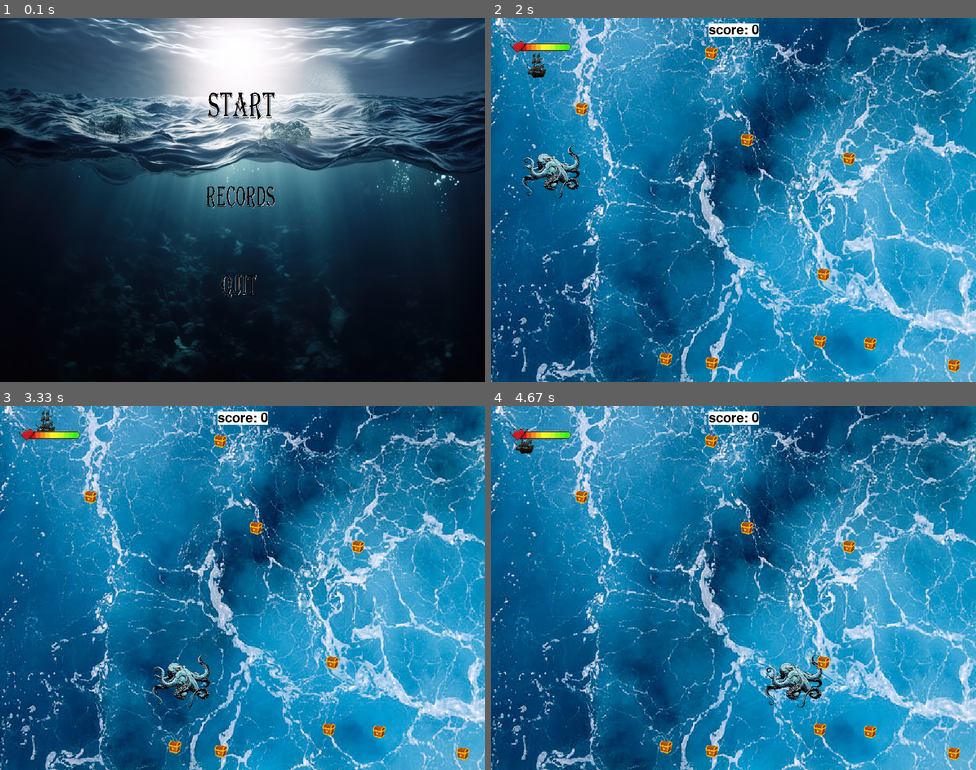
Above: before the commit, frames 1-4 (two rows, left to right).
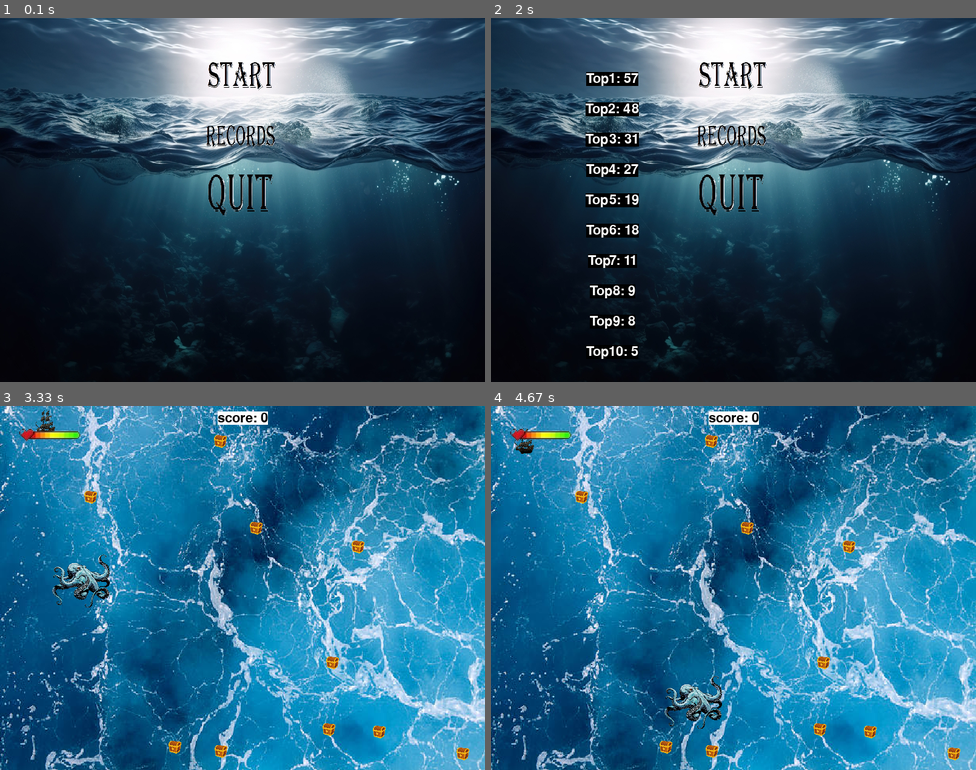
Above: after the commit, the same moments.

Repository: Lucas-Allende/juego_pygame
Game: pygame game, started from entorno_parcial/src/main.py
Same seed, same stepped clock (60 frames per second), same inputs: the game is played once before the commit and once after it.
Inputs (mouse positions are in pixels of both pictures, inside the frame that each line leads up to):
- Up to frame 1 (0.1 s): no input
- Up to frame 2 (2 s): click (733, 79) at 0.38 s; hold Right 0.83-1.3 s; tap Space at 1.33 s; click (733, 138) at 1.77 s
- Up to frame 3 (3.33 s): click (252, 464) at 2.87 s; hold Up from 3.17 s (still down)
- Up to frame 4 (4.67 s): release Up at 3.47 s; hold Right 3.5-3.97 s; hold Left 4-4.53 s; hold Down from 4.57 s (still down)

The runs differ from the first frame. In frame 1, 2.1% of the frame differs, in the area x 42-57%, y 12-77%; in frame 2, 99%, in the area x 0-100%, y 0-100%; in frame 3, 1.6%; in frame 4, 1.6%.

Commit message:
se agrega uso de csv y manejo de excepciones

Diff:
--- /dev/null
+++ b/entorno_parcial/src/best_scores.csv
@@ -0,0 +1,11 @@
+posicion,puntaje
+Top1,57
+Top2,48
+Top3,31
+Top4,27
+Top5,19
+Top6,18
+Top7,11
+Top8,9
+Top9,8
+Top10,5
--- a/entorno_parcial/src/funciones.py
+++ b/entorno_parcial/src/funciones.py
@@ -67,7 +67,7 @@
                 if event.key == tecla:
                     continuar = False
 
-def wait_user_click(button_rect1: pygame.Rect, button_rect2: pygame.Rect):
+def wait_user_click(button_rect1: pygame.Rect, button_rect2: pygame.Rect, button_rect3: pygame.Rect, best_scores, pantalla, fuente, sonido_tesoro: pygame.mixer_music, sonido_disparo: pygame.mixer_music):
     """
     Espera hasta que el usuario haga clic en uno de los rectángulos especificados.
 
@@ -85,7 +85,10 @@
                     if punto_en_rectangulo(event.pos, button_rect1):
                         continuar = False
                     if punto_en_rectangulo(event.pos, button_rect2):
+                      mostrar_best_scores(best_scores, pantalla, fuente, WHITE, BLACK)
+                    if punto_en_rectangulo(event.pos, button_rect3):
                         salir_juego()
+
 
 def crear_treasure(imagen=None):
     """
@@ -182,3 +185,63 @@
     r2 = rect_2.width // 2
     distancia = distancia_entre_puntos(rect_1.center, rect_2.center)
     return distancia <= r1 + r2
+
+def reiniciar_speed(velocidad: int):
+    """si la velocidad del player es mayor a 10 esta funcion la reiniciara
+
+    Args:
+        velocidad (int): velocidad de movimiento del jugador
+
+    Returns:
+        _type_: retorna la velocidad reiniciada
+    """
+    if velocidad > 10:
+        velocidad = 10
+
+    return velocidad
+
+
+def actualizar_top_scores(new_score, lista):
+
+    lista_aux = lista[:]
+    lista_aux.append({'posicion': 'nuevo', 'puntaje': new_score})
+
+    lista_aux.sort(key=lambda x: x['puntaje'], reverse=True)
+
+    top_10 = lista_aux[:10]
+
+    for i, item in enumerate(top_10):
+        item['posicion'] = f'Top{i + 1}'
+
+    lista[:] = top_10
+
+def mostrar_best_scores(best_scores, screen, fuente, color_texto, color_fondo):
+    mover_y = 0
+    for score in best_scores:
+        texto = f"{score['posicion']}: {score['puntaje']}"
+        mostrar_texto(screen, texto, fuente, (200, 100 + mover_y), color_texto, color_fondo)
+        mover_y += 50
+
+def cargar_imagen(ruta, escala=None):
+    try:
+        imagen = pygame.image.load(ruta)
+        if escala:
+            imagen = pygame.transform.scale(imagen, escala)
+        print(f"Imagen cargada correctamente: {ruta}")
+        return imagen
+    except FileNotFoundError as e:
+        print(f"Archivo no encontrado: {ruta}. Error: {e}")
+    except pygame.error as e:
+        print(f"Ocurrió un error al cargar la imagen {ruta}: {e}")
+    except Exception as e:
+        print(f"Ocurrió un error inesperado al cargar la imagen {ruta}: {e}")
+
+
+def guardar_best_scores(best_scores):
+    with open(get_path_actual("best_scores.csv"), "w", encoding="utf-8") as archivo:
+        encabezado = ",".join(list(best_scores[0].keys())) + "\n"
+        archivo.write(encabezado)
+        for score in best_scores:
+            values = list(score.values())
+            linea = ",".join(str(value) for value in values) + "\n"
+            archivo.write(linea)
--- a/entorno_parcial/src/main.py
+++ b/entorno_parcial/src/main.py
@@ -5,27 +5,32 @@
 from random import randint
 from kraken import *
 
+
 # Inicializa los módulos
 pygame.init()
 clock = pygame.time.Clock()
 
 # Configuración
+pygame.display.set_caption("Piratas")
 SCREEN = pygame.display.set_mode(SCREEN_SIZE)
-pygame.display.set_caption("Piratas")
 
 # Cargo imágenes
-background = pygame.transform.scale(pygame.image.load("./entorno_parcial/src/assets/mar.jpg"), SCREEN_SIZE)
-background_inicio = pygame.transform.scale(pygame.image.load("./entorno_parcial/src/assets/fondo_inicio.png"), SCREEN_SIZE)
-imagen_barco = pygame.image.load("./entorno_parcial/src/assets/barco.png")
-imagen_kraken = pygame.image.load("./entorno_parcial/src/assets/kraken.png")
-imagen_tesoro = pygame.image.load("./entorno_parcial/src/assets/tesoro.png")
-imagen_disparo = pygame.image.load("./entorno_parcial/src/assets/disparo.png")
-imagen_vidas3 = pygame.image.load("./entorno_parcial/src/assets/vidas3.png")
-imagen_vidas2 = pygame.image.load("./entorno_parcial/src/assets/vidas2.png")
-imagen_vidas1 = pygame.image.load("./entorno_parcial/src/assets/vidas1.png")
-start_button = pygame.transform.scale(pygame.image.load("./entorno_parcial/src/assets/start.png"), INITIALS_BUTTONS_SIZE)
-records_button = pygame.transform.scale(pygame.image.load("./entorno_parcial/src/assets/records.png"), INITIALS_BUTTONS_SIZE)
-quit_button = pygame.transform.scale(pygame.image.load("./entorno_parcial/src/assets/quit.png"), INITIALS_BUTTONS_SIZE)
+
+background = cargar_imagen("./entorno_parcial/src/assets/mar.jpg", SCREEN_SIZE)
+background_inicio = cargar_imagen("./entorno_parcial/src/assets/fondo_inicio.png", SCREEN_SIZE)
+imagen_barco = cargar_imagen("./entorno_parcial/src/assets/barco.png")
+imagen_kraken = cargar_imagen("./entorno_parcial/src/assets/kraken.png")
+imagen_tesoro = cargar_imagen("./entorno_parcial/src/assets/tesoro.png")
+imagen_disparo = cargar_imagen("./entorno_parcial/src/assets/disparo.png")
+imagen_vidas3 = cargar_imagen("./entorno_parcial/src/assets/vidas3.png")
+imagen_vidas2 = cargar_imagen("./entorno_parcial/src/assets/vidas2.png")
+imagen_vidas1 = cargar_imagen("./entorno_parcial/src/assets/vidas1.png")
+start_button = cargar_imagen("./entorno_parcial/src/assets/start.png", INITIALS_BUTTONS_SIZE)
+records_button = cargar_imagen("./entorno_parcial/src/assets/records.png", INITIALS_BUTTONS_SIZE)
+quit_button = cargar_imagen("./entorno_parcial/src/assets/quit.png", INITIALS_BUTTONS_SIZE)
+
+
+
 rect_start_button = start_button.get_rect(center=START_BUTTON_POS)
 rect_records_button = records_button.get_rect(center=RECORDS_BUTTON_POS)
 rect_quit_button = quit_button.get_rect(center=QUIT_BUTTON_POS)
@@ -39,8 +44,11 @@
 tesoro_sound = pygame.mixer.Sound("./entorno_parcial/src/assets/tesoro.mp3")
 disparo_sound = pygame.mixer.Sound("./entorno_parcial/src/assets/canon.mp3")
 
+
+
 # Cargo fuente
 fuente = pygame.font.SysFont(None, 32)
+
 
 # Eventos personalizados
 GAMETIMEOUT = USEREVENT + 1
@@ -51,6 +59,12 @@
 #tamaño del player
 player_w = 50
 player_h = 50
+
+
+archivo_csv = cargar_csv("best_scores.csv")
+
+best_scores = archivo_csv
+
 
 continuar = True
 while continuar:
@@ -60,9 +74,9 @@
     SCREEN.blit(quit_button, rect_quit_button)
     pygame.display.flip()
 
-    wait_user_click(rect_start_button, rect_quit_button)
-
-    pygame.time.set_timer(GAMETIMEOUT, 60000)
+    wait_user_click(rect_start_button, rect_records_button, rect_quit_button, best_scores, SCREEN, fuente, tesoro_sound, disparo_sound)
+
+    pygame.time.set_timer(GAMETIMEOUT, 120000)
     pygame.time.set_timer(NEWKRAKEN, 10000)
     pygame.time.set_timer(NEWFIRES, 5000)
 
@@ -83,6 +97,8 @@
     playing_music = True
     score = 0
     lives = 3
+
+
     # Configuro el movimiento del jugador
     move_left = False
     move_right = False
@@ -91,6 +107,9 @@
 
     # Inicializa las variables de movimiento
     move_left = move_right = move_up = move_down = False
+    #reinicio la velocidad
+    SPEED_PLAYER = reiniciar_speed(SPEED_PLAYER)
+
 
     # Juego principal
     is_running = True
@@ -146,6 +165,7 @@
                 krakens.append(nuevo_kraken)
             if event.type == NEWFIRES:
                 disparo_sound.play()
+                disparo_sound.set_volume(0.5)
                 load_fire_list(disparos, INITIAL_QUANTITY_FIRES, imagen_disparo)
 
 
@@ -182,6 +202,7 @@
         for tesoro in tesoros.copy():
             if colision_circulos(tesoro["rect"], player["rect"]):
                 tesoro_sound.play()
+                tesoro_sound.set_volume(0.2)
                 tesoros.remove(tesoro)
                 score += 1
                 SPEED_PLAYER += 0.1
@@ -234,8 +255,13 @@
         pygame.display.flip()
 
     # Pantalla game over
+
+
     if score > max_score:
         max_score = score
+
+    actualizar_top_scores(score, best_scores)
+
     pygame.mixer.music.stop()
     game_over_sound.play()
     SCREEN.fill(BLACK)
@@ -243,4 +269,10 @@
     mostrar_texto(SCREEN, f"max score: {max_score}", fuente, MAX_SCORE_POS, BLACK, WHITE)
     mostrar_texto(SCREEN, "GAME OVER", fuente, SCREEN_CENTER, WHITE)
     mostrar_texto(SCREEN, "Presione space para cerrar", fuente, MESSAGE_START_POS, WHITE)
+
+
     wait_user(K_SPACE)
+
+    pygame.display.flip()
+
+    guardar_best_scores(best_scores)
--- a/entorno_parcial/src/settings.json
+++ b/entorno_parcial/src/settings.json
@@ -12,9 +12,9 @@
     "MESSAGE_START_POS": [400, 500],
     "FPS": 30,
     "INITIALS_BUTTONS_SIZE": [150, 150],
-    "START_BUTTON_POS": [400, 150],
-    "RECORDS_BUTTON_POS": [400, 300],
-    "QUIT_BUTTON_POS": [400, 450],
+    "START_BUTTON_POS": [400, 100],
+    "RECORDS_BUTTON_POS": [400, 200],
+    "QUIT_BUTTON_POS": [400, 300],
     "SPEED_PLAYER": 10,
     "SPEED_KRAKEN": 5,
     "SPEED_FIRE": -5,
--- a/entorno_parcial/src/settings.py
+++ b/entorno_parcial/src/settings.py
@@ -1,7 +1,5 @@
 import json
 import os
-
-archivo = "settings.json"
 
 def get_path_actual(nombre_archivo):
     """funcion que devuelve la ruta en la que se encuentra el archivo que vamos a abrir
@@ -26,33 +24,66 @@
 
     """
     import json
-    with open(get_path_actual(archivo_json), "r" , encoding="utf-8") as archivo:
-        lista = json.load(archivo)
+    try:
+        with open(get_path_actual(archivo_json), "r" , encoding="utf-8") as archivo:
+            lista = json.load(archivo)
 
-        return lista
+            return lista
+    except FileNotFoundError:
+        print(f"Archivo no encontrado: {archivo_json}")
+        return None
+    except Exception as e:
+        print(f"Error inesperado al cargar el archivo JSON: {e}")
+        return None
 
+
+def cargar_csv(archivo_csv):
+    lista = []
+    try:
+        with open(get_path_actual(archivo_csv), "r" , encoding="utf-8") as archivo:
+            encabezado = archivo.readline().strip("\n").split(",")
+
+            for linea in archivo.readlines():
+                scores = {}
+                linea = linea.strip("\n").split(",")
+                posicion, puntaje = linea
+                scores["posicion"] = posicion
+                scores["puntaje"] = int(puntaje)
+                lista.append(scores)
+    except FileNotFoundError:
+        print(f"Archivo no encontrado: {archivo_csv}")
+    except Exception as e:
+        print(f"Error inesperado al cargar el archivo CSV: {e}")
+    return lista
+
+archivo = "settings.json"
 settings = cargar_json(archivo)
 
-WIDTH = settings.get("WIDTH")
-HEIGHT = settings.get("HEIGHT")
-SCREEN_SIZE = settings.get("SCREEN_SIZE")
-SCREEN_CENTER = settings.get("SCREEN_CENTER")
-ORIGIN = settings.get("ORIGIN")
-SCORE_POS = settings.get("SCORE_POS")
-LAST_SCORE_POS = settings.get("LAST_SCORE_POS")
-MAX_SCORE_POS = settings.get("MAX_SCORE_POS")
-MUTE_POS = settings.get("MUTE_POS")
-PAUSE_POS = settings.get("PAUSE_POS")
-MESSAGE_START_POS = settings.get("MESSAGE_START_POS")
-FPS = settings.get("FPS")
-INITIALS_BUTTONS_SIZE = settings.get("INITIALS_BUTTONS_SIZE")
-START_BUTTON_POS = settings.get("START_BUTTON_POS")
-RECORDS_BUTTON_POS = settings.get("RECORDS_BUTTON_POS")
-QUIT_BUTTON_POS = settings.get("QUIT_BUTTON_POS")
-SPEED_PLAYER = settings.get("SPEED_PLAYER")
-SPEED_KRAKEN = settings.get("SPEED_KRAKEN")
-SPEED_FIRE = settings.get("SPEED_FIRE")
-INITIAL_QUANTITY_TREASURES = settings.get("INITIAL_QUANTITY_TREASURES")
-INITIAL_QUANTITY_FIRES = settings.get("INITIAL_QUANTITY_FIRES")
-BLACK = settings.get("BLACK")
-WHITE = settings.get("WHITE")
+if not isinstance(settings, dict):
+    print("Error: Los datos de configuración no se cargaron correctamente.")
+    settings = {}
+
+
+WIDTH = settings.get("WIDTH", 800)
+HEIGHT = settings.get("HEIGHT", 600)
+SCREEN_SIZE = settings.get("SCREEN_SIZE", (WIDTH, HEIGHT))
+SCREEN_CENTER = settings.get("SCREEN_CENTER", (WIDTH // 2, HEIGHT // 2))
+ORIGIN = settings.get("ORIGIN", (0, 0))
+SCORE_POS = settings.get("SCORE_POS", (10, 10))
+LAST_SCORE_POS = settings.get("LAST_SCORE_POS", (10, 50))
+MAX_SCORE_POS = settings.get("MAX_SCORE_POS", (10, 90))
+MUTE_POS = settings.get("MUTE_POS", (WIDTH - 50, 10))
+PAUSE_POS = settings.get("PAUSE_POS", (WIDTH // 2, HEIGHT // 2))
+MESSAGE_START_POS = settings.get("MESSAGE_START_POS", (WIDTH // 2, HEIGHT - 50))
+FPS = settings.get("FPS", 60)
+INITIALS_BUTTONS_SIZE = settings.get("INITIALS_BUTTONS_SIZE", (100, 50))
+START_BUTTON_POS = settings.get("START_BUTTON_POS", (WIDTH // 2, HEIGHT // 2 - 50))
+RECORDS_BUTTON_POS = settings.get("RECORDS_BUTTON_POS", (WIDTH // 2, HEIGHT // 2))
+QUIT_BUTTON_POS = settings.get("QUIT_BUTTON_POS", (WIDTH // 2, HEIGHT // 2 + 50))
+SPEED_PLAYER = settings.get("SPEED_PLAYER", 5)
+SPEED_KRAKEN = settings.get("SPEED_KRAKEN", 2)
+SPEED_FIRE = settings.get("SPEED_FIRE", 10)
+INITIAL_QUANTITY_TREASURES = settings.get("INITIAL_QUANTITY_TREASURES", 5)
+INITIAL_QUANTITY_FIRES = settings.get("INITIAL_QUANTITY_FIRES", 10)
+BLACK = settings.get("BLACK", (0, 0, 0))
+WHITE = settings.get("WHITE", (255, 255, 255))
Binary file changed: entorno_parcial/src/assets/quit.png
